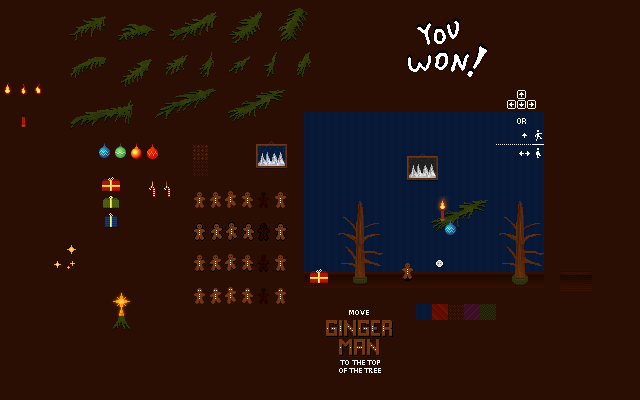
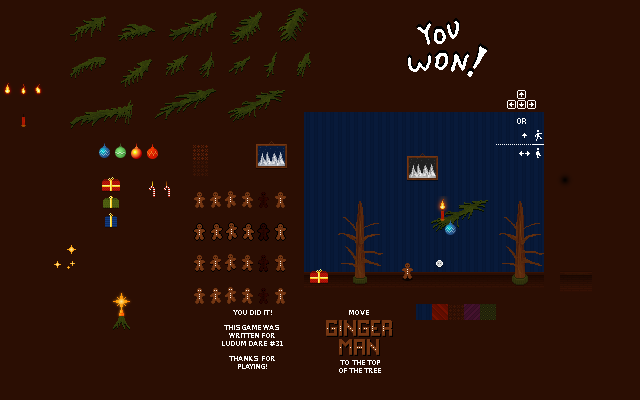
Layer changes from the first (640, 400) image to the second:
painted on "Layer copy #2" over left=222, top=173, right=572, bottom=369
